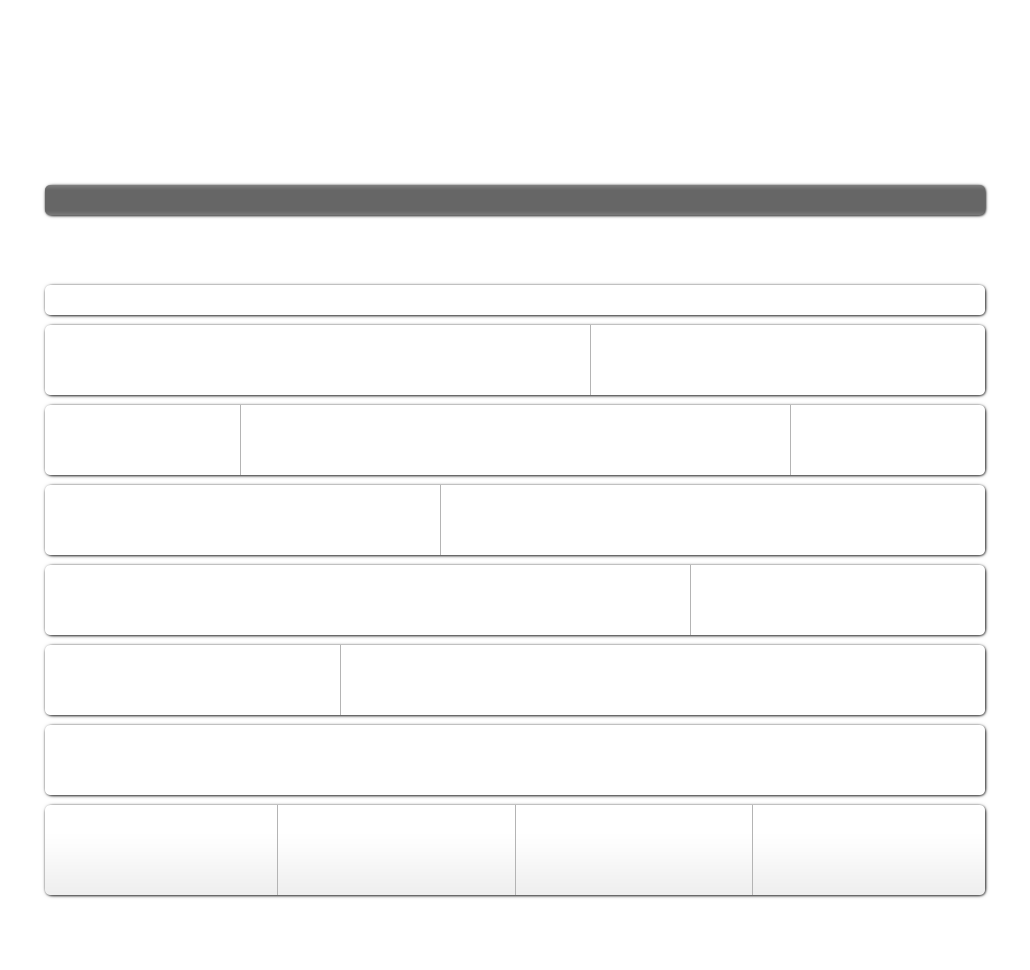
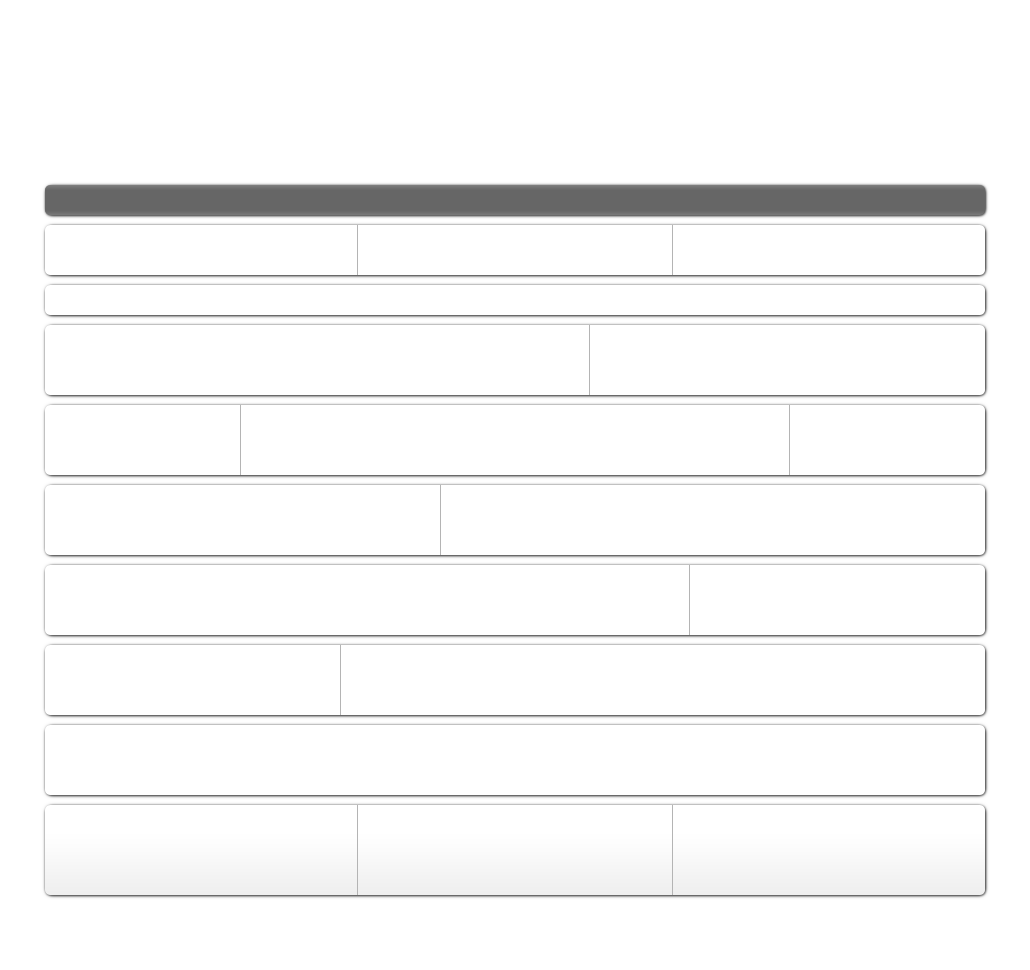
Layers edited between the first and the second 1030x970 image:
painted on "stroke" over [277, 225, 791, 895]
renamed "header widget" to "boxes", painted on it over [45, 225, 985, 635]
removed layer "mts" over [589, 325, 591, 395]
removed layer "sms" over [789, 405, 791, 475]
removed layer "mms" over [689, 565, 691, 635]
